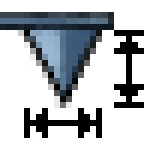
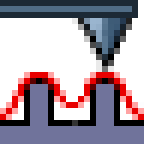
Comparing the layer stacks of the two 144 x 144 images. Changes:
hid "Model" over bbox(0, 12, 144, 138)
added layer "Dilation" above "Profile" over bbox(0, 72, 144, 120)
renamed "Dilation" to "Profile", showed it, painted on it over bbox(0, 78, 144, 144)
added layer "Tip small" above "Tip & surface" over bbox(0, 0, 138, 78)
